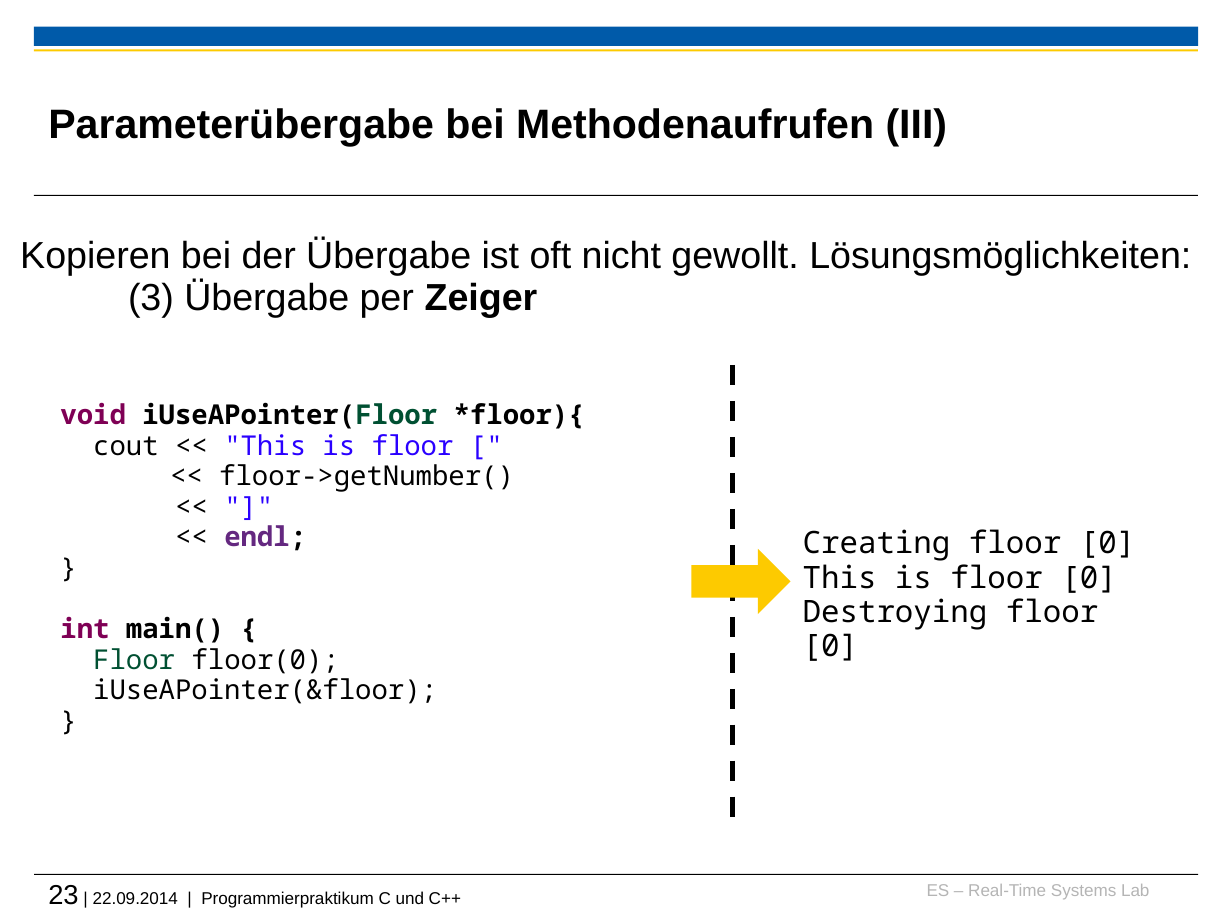
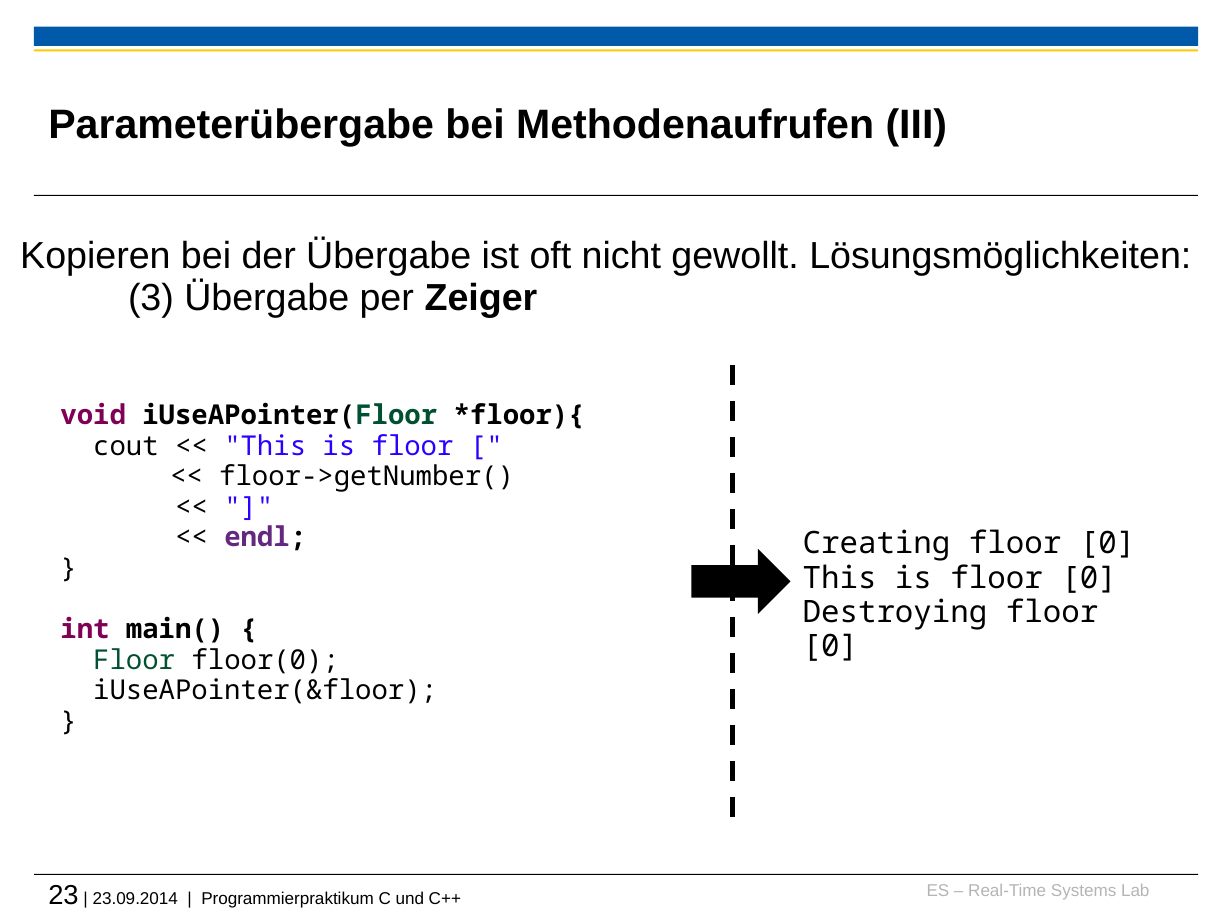
Before and after one commit to h82k/tud-cppp, a slide deck: slide 23 of Vorlesung/2 Speicherverwaltung.pptx. Drawn at 1232x924 pixels with LibreOffice and Linux fonts; fonts in the diff are those of the drawing; background and template pictures are left out. Boxes give left, top, right and bottom in pixels: in the first picture for what was removed or moved away, otherwise in the second. Text is boxed around its words. In the diff, an @@ line names an element or a change of style, - is before the commit and + after.

```diff
--- a/Vorlesung/2 Speicherverwaltung.pptx
+++ b/Vorlesung/2 Speicherverwaltung.pptx
@@ right arrow at (x1=691, y1=548, x2=790, y2=614): fill #FDCA00 to #000000 @@
@@ text at (x1=48, y1=885, x2=461, y2=908): text changed @@
-23 | 22.09.2014 | Programmierpraktikum C und C++
+23 | 23.09.2014 | Programmierpraktikum C und C++
```
Also in this commit, not shown: 4 other slides changed, 5 other files.
